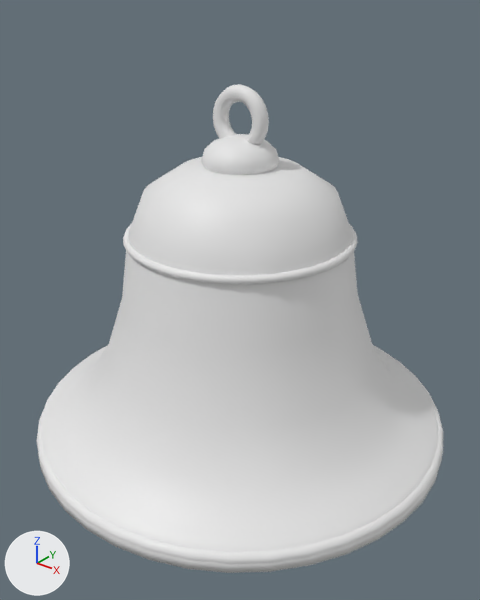
The OBJ model art-source/houdini/exports/slot-chan-bell.obj as it was, and as the next commit left it.
Rendered twice from a camera (50 mm lens) standing at (1.58, -1.98, 1.21) and looking at (0.03, -0.04, 0.01). The lights are fixed; the arrows at lower left show +X, +Y and +Z. The older version comes first. Where no turn or scale is listed for an object, it has been applied to the vertices. Vertices at exactly the same position are counted once.

In view in the first picture: 'slot-chan-bell'.
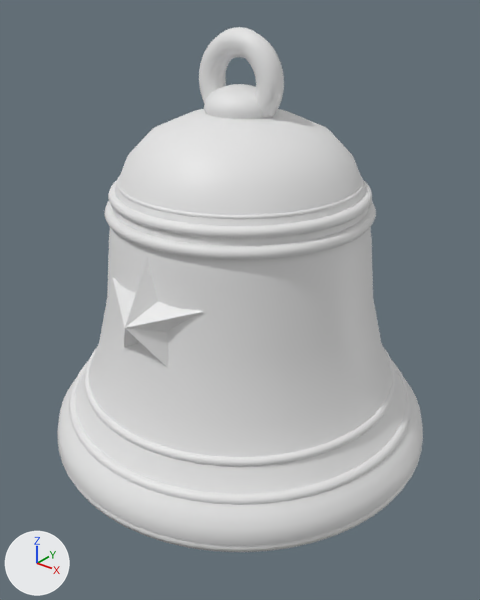
Where the change shows, as pixel boxes [x1, y1, x2, y2] in the pictures (480 x 600 px):
'slot-chan-bell', reshaped (10% narrower, 7% taller): before [36, 84, 444, 573]; after [57, 27, 423, 552]
part 1 of me_slot_chan_bell, added (mostly hidden): after [59, 450, 422, 552]
part 2 of me_slot_chan_bell, added: after [69, 360, 412, 505]
part 3 of me_slot_chan_bell, added: after [84, 346, 397, 467]
part 4 of me_slot_chan_bell, added: after [104, 200, 376, 260]
part 5 of me_slot_chan_bell, added: after [108, 180, 372, 239]
part 6 of me_slot_chan_bell, added: after [116, 176, 364, 219]
part 7 of me_slot_chan_bell, rebuilt (9% narrower): before [40, 157, 442, 573]; after [57, 109, 423, 546]
part 8 of me_slot_chan_bell, deleted: before [123, 223, 358, 285]
part 9 of me_slot_chan_bell, deleted: before [36, 350, 444, 564]
part 10 of me_slot_chan_bell, deleted: before [201, 134, 279, 175]
part 11 of me_slot_chan_bell, built on: before [213, 84, 269, 145]; after [199, 27, 284, 119]
part 12 of me_slot_chan_bell, added: after [113, 257, 203, 368]

The change in detail:
me_slot_chan_bell is used by ob_slot_chan_bell; location (0.0, 0.0, 0.0).
me_slot_chan_bell had 1950 vertices, 3872 faces and spanned x -0.9..0.9, y -0.9..0.9, z -0.76..0.86.
me_slot_chan_bell now has 5041 vertices, 10042 faces and spans x -0.81..0.81, y -0.82..0.81, z -0.85..1.05.
me_slot_chan_bell part 1: a new loose piece, a torus around z (ring radius 0.78, tube radius 0.035) spanning x -0.815..0.815, y -0.815..0.815, z -0.625..-0.555.
me_slot_chan_bell part 2: a new loose piece, a torus around z (ring radius 0.73, tube radius 0.022) spanning x -0.752..0.752, y -0.752..0.752, z -0.462..-0.418.
me_slot_chan_bell part 3: a new loose piece, a torus around z (ring radius 0.66, tube radius 0.018) spanning x -0.678..0.678, y -0.678..0.678, z -0.348..-0.312.
me_slot_chan_bell part 4: a new loose piece, a torus around z (ring radius 0.504, tube radius 0.025) spanning x -0.529..0.529, y -0.529..0.529, z 0.375..0.425.
me_slot_chan_bell part 5: a new loose piece, a torus around z (ring radius 0.487, tube radius 0.022) spanning x -0.509..0.509, y -0.509..0.509, z 0.443..0.487.
me_slot_chan_bell part 6: a new loose piece, a torus around z (ring radius 0.466, tube radius 0.009) spanning x -0.475..0.475, y -0.475..0.475, z 0.501..0.519.
me_slot_chan_bell part 7: the loose piece of 642 vertices spanning x -0.9..0.9, y -0.9..0.9, z -0.65..0.58 is rebuilt with 1154 vertices and now spans x -0.81..0.81, y -0.82..0.81, z -0.64..0.78.
me_slot_chan_bell part 8: the loose piece of 320 vertices spanning x -0.47..0.47, y -0.47..0.47, z 0.26..0.3 is deleted.
me_slot_chan_bell part 9: the loose piece of 320 vertices spanning x -0.9..0.9, y -0.9..0.9, z -0.59..-0.54 is deleted.
me_slot_chan_bell part 10: the loose piece of 170 vertices spanning x -0.15..0.15, y -0.15..0.15, z 0.5..0.68 is deleted.
me_slot_chan_bell part 11: 187 vertices removed from x -0.12..0.12, y -0.03..0.03, z 0.61..0.86; 533 vertices added at x -0.19..0.19, y -0.13..0.13, z 0.69..1.05.
me_slot_chan_bell part 12: 11 vertices added at x -0.23..0.23, y -0.64..-0.49, z -0.07..0.36.
Other edits to the shape of me_slot_chan_bell do not show in these pictures.
